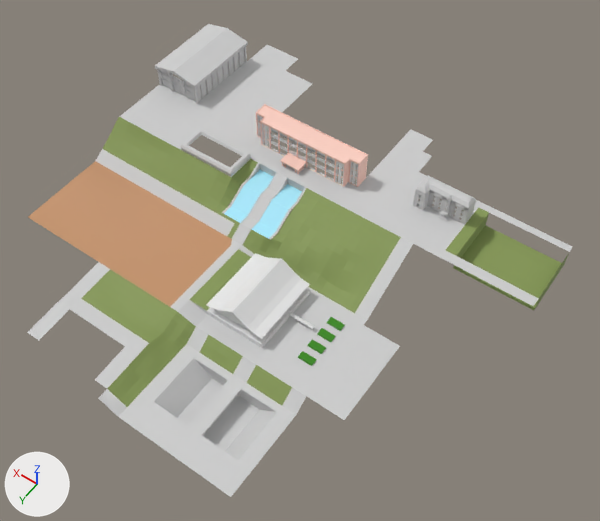
A saved change to the FBX model Assets/Models/map.fbx.
Rendered twice from a 50 mm lens placed at (-55396.0, 73644.0, 95617.0), pointed at (-10039.0, 10144.0, -4168.0). The lights are fixed; the arrows at lower left show +X, +Y and +Z. Where no turn or scale is listed for an object, it has been applied to the vertices. Vertices at the same position are counted once.

The scene before the commit, as lines of its bpy script (objects in view):
```python
ob_director_building = bpy.data.objects.new('director_building', me_ground_001)
ob_director_building.location = (0.0, 0.0, 0.0)
ob_gym = bpy.data.objects.new('gym', me_ground_003)
ob_gym.parent = ob_collisions
ob_gym.location = (0.0, 0.0, 0.0)
ob_school_glass_002 = bpy.data.objects.new('school_glass.002', me_walls_000)
ob_school_glass_002.parent = ob_collisions
ob_school_glass_002.location = (0.0, 0.0, 0.0)
ob_school_walls = bpy.data.objects.new('school_walls', me_walls_004)
ob_school_walls.location = (0.0, 0.0, 0.0)
ob_teacher_building = bpy.data.objects.new('teacher_building', me_walls_001)
ob_teacher_building.parent = ob_collisions
ob_teacher_building.location = (0.0, 0.0, 0.0)
ob_terrain = bpy.data.objects.new('terrain', me_grelha)
ob_terrain.parent = ob_collisions
ob_terrain.location = (0.0, 0.0, 0.0)
ob_terrain.scale = (0.5, 0.5, 0.5)
ob_walkroad = bpy.data.objects.new('walkroad', me_ground)
ob_walkroad.location = (0.0, 0.0, 0.0)
```
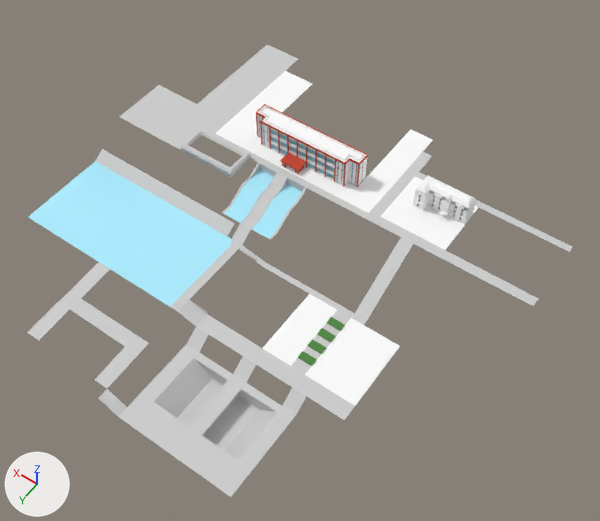
Boxes [x1, y1, x2, y2] around the edits, measured in the pictures (600 x 521 px; the box of a moved part takes in the faces that stretch with it):
'walkroad', recoloured
    both: [28, 56, 539, 409]
'terrain', hidden (green)
    before: [81, 117, 569, 407]
'teacher_building', hidden
    before: [206, 253, 314, 348]
'gym', hidden
    before: [155, 24, 248, 104]
'school_walls', recoloured, reshaped
    both: [256, 104, 368, 187]
'director_building', recoloured, reshaped (grey to white)
    both: [413, 176, 476, 225]
'school_glass.002', shown
    after: [259, 116, 357, 185]
part 2 of me_ground_001, built on
    after: [418, 191, 468, 220]
part 3 of me_ground_001, recoloured (grey to white)
    both: [413, 176, 476, 225]
part 4 of me_walls_004, added
    after: [260, 106, 364, 161]
part 5 of me_walls_004, moved or reshaped
    before: [256, 113, 368, 186]
    after: [256, 104, 368, 186]
part 6 of me_walls_004, recoloured (beige to white)
    both: [258, 106, 366, 163]
part 7 of me_ground, recoloured (grey to white)
    both: [215, 71, 478, 250]
part 8 of me_ground, recoloured (grey to white)
    both: [263, 294, 400, 406]
part 9 of me_ground, recoloured
    both: [298, 317, 345, 366]
part 10 of me_ground, recoloured (brown to cyan)
    both: [28, 161, 232, 307]

The change, as a list of edits to the scene's bpy script:
```text
Change mat_bricks:
    mat_bricks.base_color: (1.0, 0.64, 0.55) -> (0.57, 0.0497, 0.019)  # beige #ffd1c4 -> red #c73f26
Change mat_white:
    mat_white.base_color: (0.8, 0.8, 0.8) -> (1.0, 1.0, 1.0)  # white #e7e7e7 -> white #ffffff
Change me_ground:
    where me_ground.from_pydata(...)  # 305 vertices, 205 faces; spans x -43200.0..30720.0, y -24480.0..44640.0, z -10080.0..1200.0
    me_ground part 7: 21 of the faces centred in x -26970.0..12000.0, y -12360.0..-1920.0, z 0.0 switch from mat_estrada (light grey #cecece) to mat_white (white #ffffff)
    me_ground part 8: 3 of the faces centred in x -26340.0..-18037.0, y 18785.0..19320.0, z -5760.0 switch from mat_estrada (light grey #cecece) to mat_white (white #ffffff)
    me_ground part 9: all 20 faces that had it switch from mat_vegetacao (green #328503) to mat_terrain_1 (green #488539)
    me_ground part 10: all 1 face that had it switch from mat_dirt (orange #c39168) to mat_fonte (cyan #abedff)
Change me_walls_004:
    remove me_walls_004.from_pydata(...)  # 1051 vertices, 803 faces; spans x -10800.0..9000.0, y -6720.0..-960.0, z 0.0..5160.0
    remove me_walls_004.materials.append(mat_ground)  # beige #e7cfba
    add me_walls_004.from_pydata(...)  # 1118 vertices, 858 faces; spans x -10800.0..9000.0, y -6720.0..-960.0, z 0.0..5280.0
    me_walls_004 part 4: a new loose piece of 16 vertices spanning x -10320.0..8520.0, y -6240.0..-3600.0, z 5040.0..5280.0, in mat_white (white #ffffff)
    me_walls_004 part 5: 22 vertices moved from x -10800.0..9000.0, y -6720.0..-4320.0, z 0.0..4800.0 to x -10800.0..9000.0, y -5483.0..-3300.0, z 0.0..4800.0; 113 vertices removed from x -10800.0..9000.0, y -6720.0..-3300.0, z 0.0..5160.0; 166 vertices added at x -10800.0..9000.0, y -6720.0..-3120.0, z 0.0..5160.0
    me_walls_004 part 6: 6 faces spanning x -10680.0..8880.0, y -6600.0..-3240.0, z 1600.0..5040.0 switch from mat_bricks (beige #ffd1c4) to mat_white (white #ffffff)
    add me_walls_004.materials.append(mat_estrada)  # light grey #cecece
Change me_walls_001:
    where me_walls_001.from_pydata(...)  # 558 vertices, 419 faces; spans x 2040.0..9180.0, y -2880.0..-480.0, z 6720.0..12600.0
    add me_walls_001.materials.append(mat_white)  # white #ffffff
Change me_ground_001:
    remove me_ground_001.from_pydata(...)  # 721 vertices, 559 faces; spans x -28260.0..-19740.0, y -9660.0..-5940.0, z 0.0..4320.0
    add me_ground_001.from_pydata(...)  # 733 vertices, 618 faces; spans x -28260.0..-19740.0, y -9660.0..-5940.0, z 0.0..4320.0
    me_ground_001 part 2
    8 faces are deleted
    12 vertices are added at x -28080.0..-19920.0, y -9480.0..-6120.0, z 1140.0..3060.0
    6 new faces join them, mat_floor (white #e7e7e7)
    6 new faces join them, mat_ceiling (white #e7e7e7)
    55 new faces join them, mat_white (white #ffffff)
    me_ground_001 part 3: 551 faces spanning x -28260.0..-19740.0, y -9660.0..-5940.0, z 0.0..4320.0 switch from mat_estrada (light grey #cecece) to mat_white (white #ffffff)
    add me_ground_001.materials.append(mat_floor)  # white #e7e7e7
    add me_ground_001.materials.append(mat_ceiling)  # white #e7e7e7
Change me_grelha:
    where me_grelha.from_pydata(...)  # 542 vertices, 421 faces; spans x -30720.0..43200.0, y -7440.0..96.0, z -11520.0..42840.0
    remove me_grelha.materials.append(mat_terrain)  # picture img_grass_01_jpg
    add me_grelha.materials.append(mat_terrain_1)  # green #488539
Change me_ground_003:
    where me_ground_003.from_pydata(...)  # 440 vertices, 402 faces; spans x -15360.0..-10920.0, y 0.0..2609.0, z -9360.0..-2160.0
    remove me_ground_003.materials.append(mat_estrada)  # light grey #cecece
    add me_ground_003.materials.append(mat_white)  # white #ffffff
Change me_walls_000:
    used by ob_school_glass_002; parent = ob_collisions; location = (0.0, 0.0, 0.0)
    remove me_walls_000.from_pydata(...)  # 172 vertices, 43 faces; spans x -4290.0..5190.0, y 0.0..2400.0, z -2250.0..-1650.0
    add me_walls_000.from_pydata(...)  # 184 vertices, 46 faces; spans x -4290.0..5310.0, y 0.0..2400.0, z -2869.0..-1650.0
    me_walls_000 part 1: 43 faces spanning x -4290.0..5190.0, y 0.0..2400.0, z -2250.0..-1650.0 switch from mat_glass_001 (cyan #a4d8e4) to mat_glass (cyan #a4d8e7)
Change ob_teacher_building:
    add ob_teacher_building.hide_viewport = True
Change ob_terrain:
    add ob_terrain.hide_viewport = True
Change ob_gym:
    add ob_gym.hide_viewport = True
Change ob_school_glass_002:
    remove ob_school_glass_002.hide_viewport = True
```
